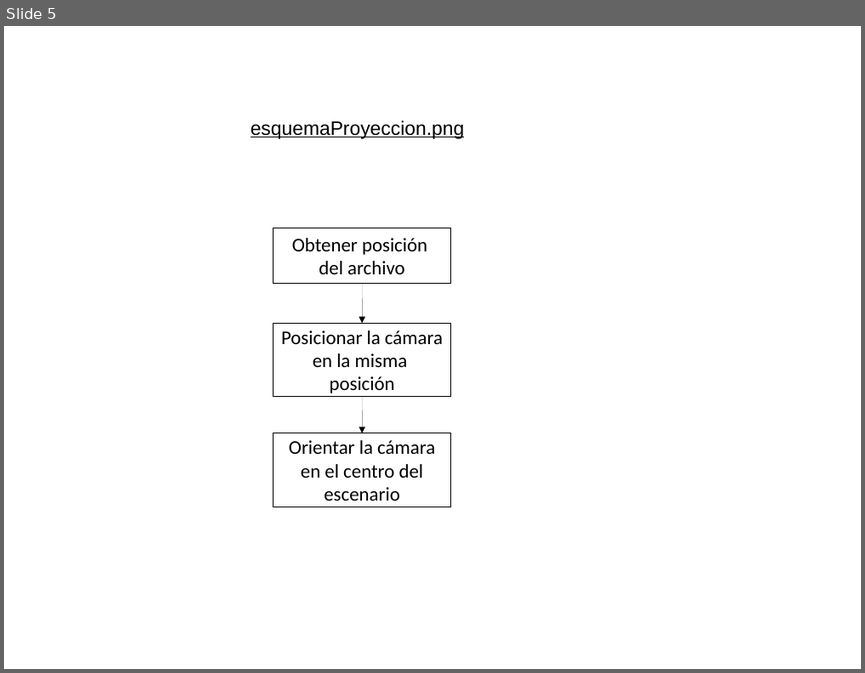
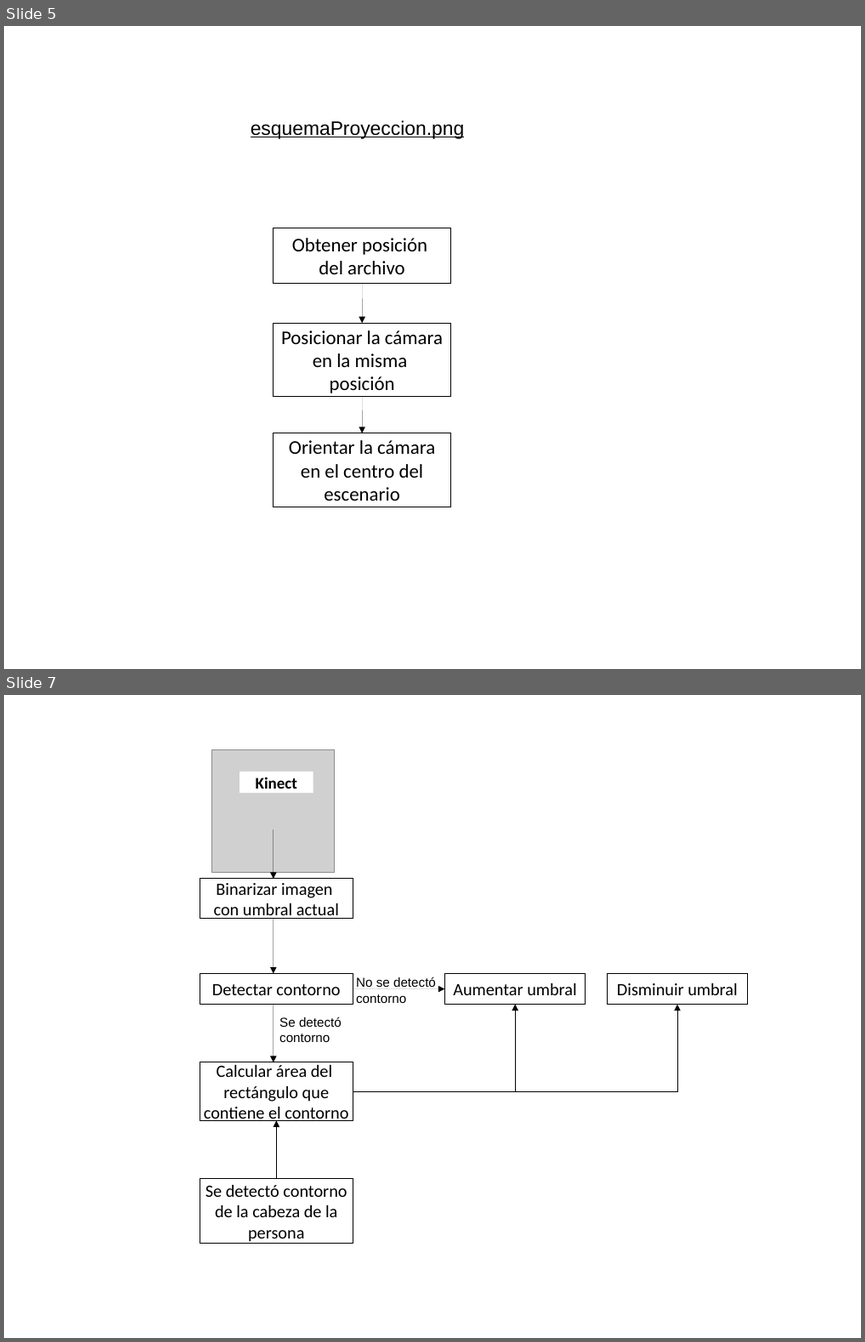
Before and after one commit to yadyguitar/Tesis, a slide deck: documentación/tesis/Diagramas.odp. Shown one above the other, each under a label of ours: slide 5 before the commit, slides 5 and 7 after it; the slides between them are not shown. The pictures are 865x673 and 865x1342 pixels, drawn with LibreOffice and Linux fonts; fonts in the diff are those of the drawing; grey boxes stand for pictures. Boxes give left, top, right and bottom in pixels: in the first picture for what was removed or moved away, otherwise in the second. Text is boxed around its words. In the diff, an @@ line names an element or a change of style, - is before the commit and + after.

Commit message:
ultima actualizacion, reiniciaré la lap porque anda muy lenta...

```diff
--- a/documentación/tesis/Diagramas.odp
+++ b/documentación/tesis/Diagramas.odp
@@ slide 7 added at box(4, 695, 861, 1338), background #FFFFFF @@
@@ picture added at box(212, 750, 335, 873) @@
@@ rectangle added at box(239, 771, 313, 793), fill #FFFFFF, 15 pt, text #000000, bold @@
+Kinect
@@ arrow added from (273, 829) to (273, 879), #000000 0 pt @@
@@ rectangle added at box(200, 879, 353, 919), fill #FFFFFF, outline #000000 0 pt, 16 pt, text #000000 @@
+Binarizar imagen
+con umbral actual
@@ arrow added from (273, 919) to (273, 973), #000000 0 pt @@
@@ rectangle added at box(200, 973, 353, 1004), fill #FFFFFF, outline #000000 0 pt, 16 pt, text #000000 @@
+Detectar contorno
@@ rectangle added at box(445, 973, 585, 1004), fill #FFFFFF, outline #000000 0 pt, 16 pt, text #000000 @@
+Aumentar umbral
@@ rectangle added at box(608, 973, 748, 1004), fill #FFFFFF, outline #000000 0 pt, 16 pt, text #000000 @@
+Disminuir umbral
@@ arrow added from (353, 989) to (445, 989), #000000 0 pt @@
@@ text added at box(356, 976, 436, 1003), 12 pt, text #000000 @@
+No se detectó
+contorno
@@ arrow added from (273, 1004) to (273, 1062), #000000 0 pt @@
@@ text added at box(279, 1016, 341, 1042), 12 pt, text #000000 @@
+Se detectó
+contorno
@@ elbow arrow added from (353, 1091) to (516, 1004), #000000 0 pt @@
@@ elbow arrow added from (353, 1091) to (677, 1004), #000000 0 pt @@
@@ rectangle added at box(200, 1062, 353, 1120), fill #FFFFFF, outline #000000 0 pt, 16 pt, text #000000 @@
+Calcular área del
+rectángulo que
+contiene el contorno
@@ elbow arrow added from (276, 1179) to (276, 1120), #000000 0 pt @@
@@ rectangle added at box(200, 1179, 353, 1243), fill #FFFFFF, outline #000000 0 pt, 16 pt, text #000000 @@
+Se detectó contorno
+de la cabeza de la
+persona
```
Also in this commit, not shown: 2 slides changed, 1 slide removed, 8 other files.
